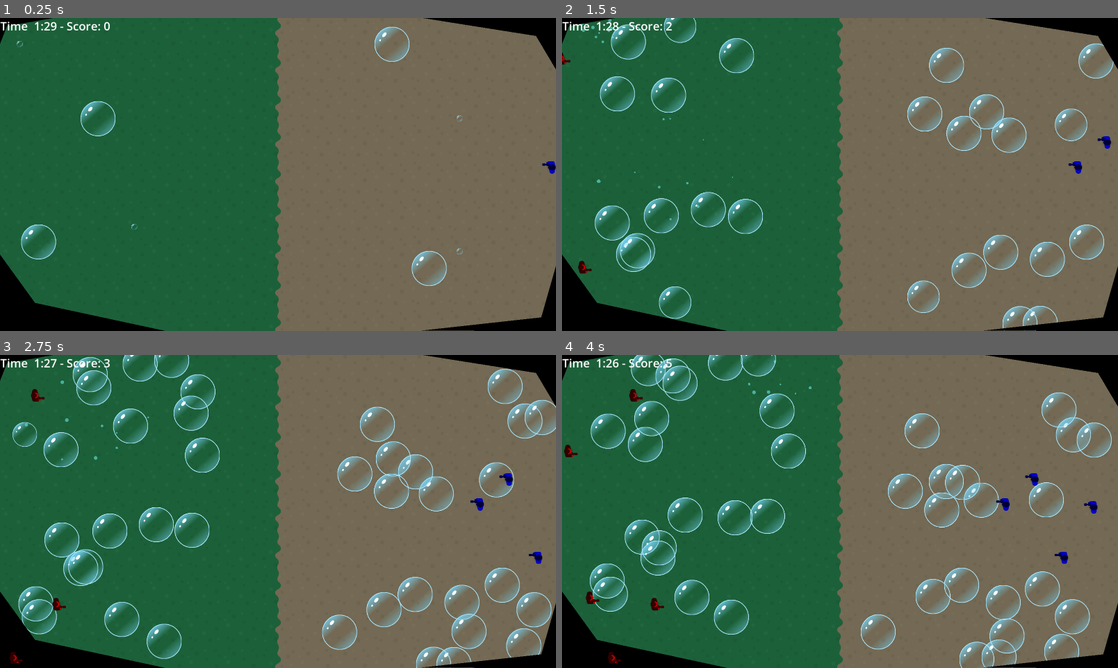
Above: before the commit, frames 1-4 (two rows, left to right).
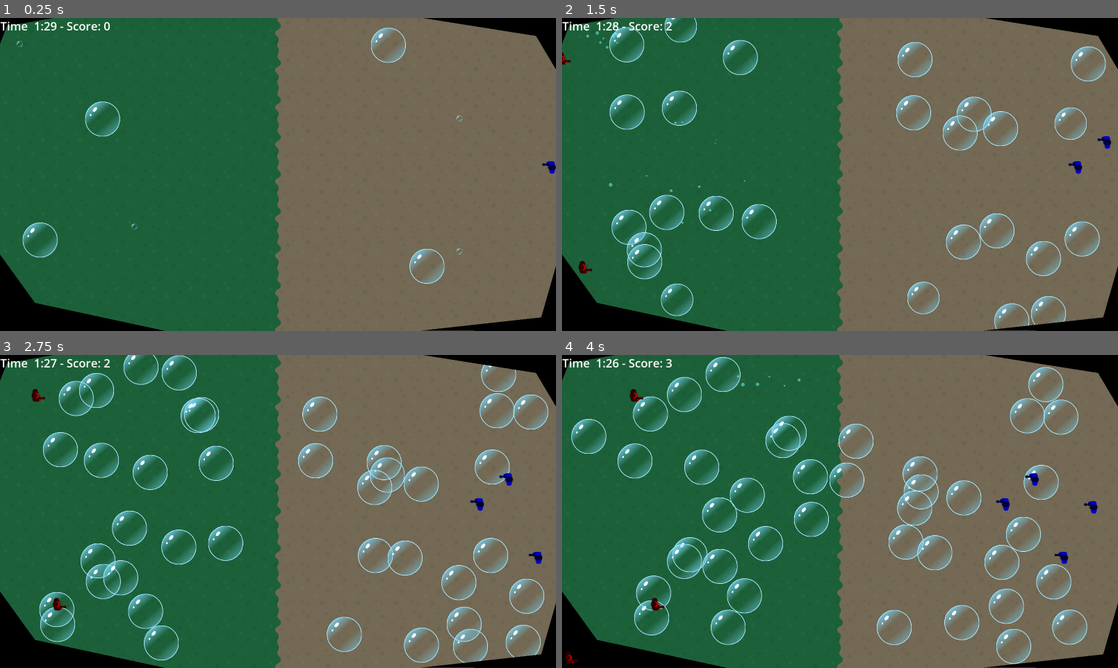
Above: after the commit, the same moments.

Repository: pkasprzyk/ggj2025
Game: Godot game, scene res://main.tscn
Two runs of this game, one before a commit and one after it. Both use one fixed random seed, a clock stepped at 60 frames per second and the inputs below.
Inputs (mouse positions are in pixels of both pictures, inside the frame that each line leads up to):
- Up to frame 1 (0.25 s): no input
- Up to frame 2 (1.5 s): move the mouse to (662, 118) at 0.52 s; click (662, 118) at 0.67 s; move the mouse to (600, 46) at 1.27 s; click (600, 46) at 1.42 s
- Up to frame 3 (2.75 s): move the mouse to (66, 426) at 2.02 s; click (66, 426) at 2.17 s
- Up to frame 4 (4 s): move the mouse to (695, 426) at 2.77 s; click (695, 426) at 2.92 s; move the mouse to (773, 392) at 3.52 s; click (773, 392) at 3.67 s

The runs differ from the first frame. In frame 1, 1.0% of the frame differs, in the area x 3-84%, y 2-86%; in frame 2, 9.3%; in frame 3, 17%; in frame 4, 19%, in the area x 0-99%, y 0-100%.

Commit message:
bubble tweak

Diff:
--- a/objects/bubble/bubble.gd
+++ b/objects/bubble/bubble.gd
@@ -2,10 +2,11 @@
 
 
 var target: Vector2 = Vector2.ZERO
-var time = 0
-var speed = 100
-var t = 0.5 # influences moving towards target
-var p = 0.5 # influences oscillating
+
+@export var  phase = 0
+@export var  speed = 100
+var scale_towards = 0.5 # influences moving towards target
+var scale_oscilation = 0.5 # influences oscillating
 
 @onready var collider: CollisionShape2D = $Collider
 @onready var animated_sprite: AnimationPlayer = $AnimationPlayer
@@ -14,7 +15,10 @@
 
 
 func _ready() -> void:
+	name = "Bubble"+str(randi_range(0,9999999))
 	animated_sprite.play("spawn")
+	speed *= randf_range(0.7, 2.3)
+	phase = randf_range(0, 2 * PI)
 
 
 func set_target(new_target: Vector2) -> void:
@@ -22,16 +26,23 @@
 
 
 func _physics_process(delta: float) -> void:
-	time += delta
-	var towards_target = (target - global_position).normalized()
-	var perpendicular = Vector2(towards_target.y, -towards_target.x)
-	global_position += (t * towards_target + p * perpendicular * sin(time)) * speed * delta
+	phase += delta
+	var target_distance = target - global_position
+	var normal_t = target_distance.normalized()
+	var normal_p = Vector2(normal_t.y, -normal_t.x)
+	# towards
+	global_position += scale_towards * normal_t * speed * delta
+	# perpendicular
+	global_position += scale_oscilation * normal_p * sin(phase)
+	if target_distance.length_squared() < 20 * 20:
+		queue_free()
 
 
 func _on_input_event(viewport:Node, event:InputEvent, shape_idx:int) -> void:
 	var touch = event as InputEventScreenTouch
 	if touch:
 		spawn_pop()
+		GAME_STATE.bubble_popped()
 		queue_free()
 
 func spawn_pop():
--- a/objects/bubble_spawner/bubble_spawner.gd
+++ b/objects/bubble_spawner/bubble_spawner.gd
@@ -39,8 +39,6 @@
 
 func _on_bubble_destroyed() -> void:
 	bubbles -= 1
-	GAME_STATE.bubble_popped()
-
 
 func _physics_process(delta: float) -> void:
 	if spawn_timer.is_stopped() and active and bubbles < max_bubbles:
